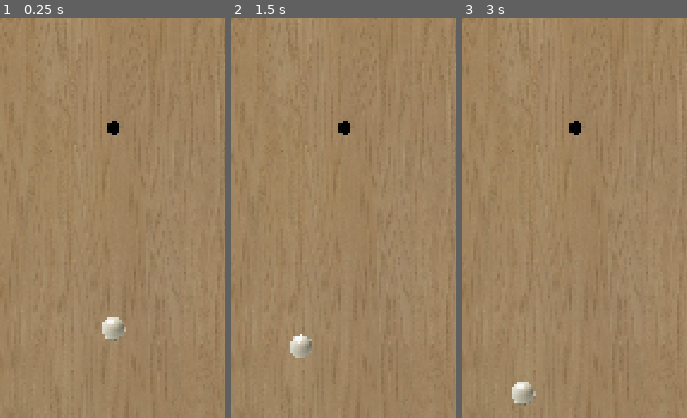
Above: before the commit, frames 1-3 (left to right).
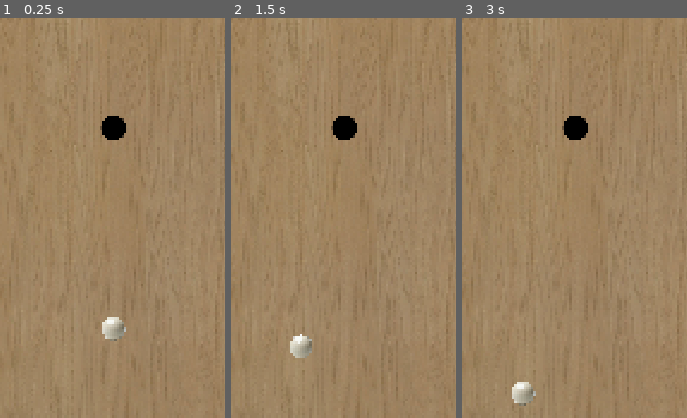
Above: after the commit, the same moments.

Repository: top-it-090304/Improvisation
Game: Godot game, scene res://objects/world.tscn
Two runs of this game, one before a commit and one after it. Both use one fixed random seed, a clock stepped at 60 frames per second and the inputs below.
Inputs (mouse positions are % of the whole screen's width and height, from its top left):
- Up to frame 1 (0.25 s): no input
- Up to frame 2 (1.5 s): tap Enter at 0.5 s; move the mouse to (72, 45) at 0.52 s; click (72, 45) at 0.67 s; tap Space at 1.25 s; move the mouse to (30, 55) at 1.27 s; click (30, 55) at 1.42 s
- Up to frame 3 (3 s): tap Enter at 2 s; move the mouse to (60, 28) at 2.02 s; click (60, 28) at 2.17 s; tap Space at 2.75 s; move the mouse to (45, 70) at 2.77 s; click (45, 70) at 2.92 s
The pictures show only the part of the screen within x 25-75%, y 36-86%; the shares and areas given below are measured in that part.

The runs differ from the first frame. In frame 1, 0.4% of the frame differs, in the area x 44-56%, y 24-31%; in frame 2, 0.4%; in frame 3, 0.4%.

Commit message:
Анимация падения в лузу

Diff:
--- a/levels/3.tscn
+++ b/levels/3.tscn
@@ -9,6 +9,12 @@
 
 [node name="Walls" parent="." unique_id=1616081594 instance=ExtResource("1_tlvj4")]
 
+[node name="Finish" parent="." unique_id=157668249 instance=ExtResource("4_fh7dt")]
+position = Vector2(992, 96)
+
+[node name="Ball" parent="." unique_id=1990782279 instance=ExtResource("3_pwaeh")]
+position = Vector2(96, 1824)
+
 [node name="Block" parent="." unique_id=296666591 instance=ExtResource("2_oxfnx")]
 position = Vector2(96, 1760)
 
@@ -581,9 +587,3 @@
 
 [node name="Block186" parent="." unique_id=11910104 instance=ExtResource("2_oxfnx")]
 position = Vector2(800, 928)
-
-[node name="Ball" parent="." unique_id=1990782279 instance=ExtResource("3_pwaeh")]
-position = Vector2(96, 1824)
-
-[node name="Finish" parent="." unique_id=157668249 instance=ExtResource("4_fh7dt")]
-position = Vector2(992, 96)
--- a/objects/finish.tscn
+++ b/objects/finish.tscn
@@ -4,13 +4,13 @@
 [ext_resource type="Texture2D" uid="uid://dkxfu6b0v4y5m" path="res://sources/Finish.png" id="1_yp4eo"]
 
 [sub_resource type="CircleShape2D" id="CircleShape2D_bt3yw"]
-radius = 8.0
+radius = 16.0
 
 [node name="Finish" type="Area2D" unique_id=157668249]
 script = ExtResource("1_bt3yw")
 
 [node name="Finish" type="Sprite2D" parent="." unique_id=1436379828]
-scale = Vector2(0.33614257, 0.33614257)
+scale = Vector2(0.6480713, 0.6480713)
 texture = ExtResource("1_yp4eo")
 
 [node name="Shape" type="CollisionShape2D" parent="." unique_id=1214774323]
--- a/scripts/finish.gd
+++ b/scripts/finish.gd
@@ -1,31 +1,33 @@
 extends Area2D
-
-var ball_position : Vector2
-
-func _ready() -> void:
-	var ball = get_parent().get_node_or_null("Ball")
-	ball_position = ball.global_position
 
 func _finish(body: Node2D) -> void:
 	if body.name == "Ball":
-
-		print("Победа!")
-
-		# Отключение активности
+		# Выключаем управление и физику
 		if "is_active" in body:
 			body.is_active = false
+		if body is RigidBody2D:
+			body.freeze = true
 
-		# Сброс позиции
-		var body_rid = body.get_rid()
-		PhysicsServer2D.body_set_state(
-			body_rid,
-			PhysicsServer2D.BODY_STATE_TRANSFORM,
-			Transform2D(0, ball_position)
-		)
+		var tween = create_tween()
+		tween.set_parallel(true)
 
-		# Остановка
-		PhysicsServer2D.body_set_state(body_rid, PhysicsServer2D.BODY_STATE_LINEAR_VELOCITY, Vector2.ZERO)
-		PhysicsServer2D.body_set_state(body_rid, PhysicsServer2D.BODY_STATE_ANGULAR_VELOCITY, 0)
+		# 1. УМЕНЬШЕНИЕ: TRANS_CUBIC уберет эффект «подпрыгивания» (увеличения)
+		tween.tween_property(body, "scale", Vector2.ZERO, 0.6).set_trans(Tween.TRANS_CUBIC).set_ease(Tween.EASE_IN)
 
-		# Следующий уровень
-		get_tree().current_scene.get_node_or_null("Levels").next_level()
+		# 2. ДВИЖЕНИЕ: точно в центр лузы
+		tween.tween_property(body, "global_position", global_position, 0.6).set_trans(Tween.TRANS_CUBIC)
+
+		# 3. ЗАТЕМНЕНИЕ: шар становится прозрачным, как будто скрывается в тени лузы
+		tween.tween_property(body, "modulate:a", 0.0, 0.6)
+
+		# 4. ЗАВЕРШЕНИЕ
+		tween.set_parallel(false)
+		tween.tween_callback(func(): _on_animation_finished(body))
+func _on_animation_finished(body):
+	# Возвращаем размер шару для следующего уровня
+	body.scale = Vector2.ONE
+
+	# Вызываем менеджер уровней
+	var levels_manager = get_tree().current_scene.find_child("Levels", true, false)
+	if levels_manager:
+		levels_manager.next_level()
Not shown: 1 places in levels/2.tscn that only renumber resources
Not shown, changed: MazeBall.apk
Not shown, changed: MazeBall.apk.idsig
